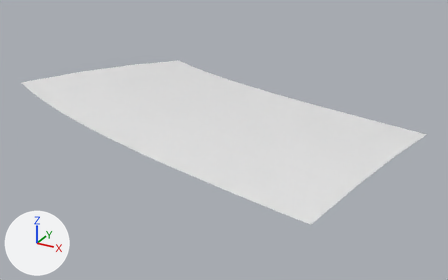
The glTF model public/assets/gen4/models/track-45.glb, before and after one commit.
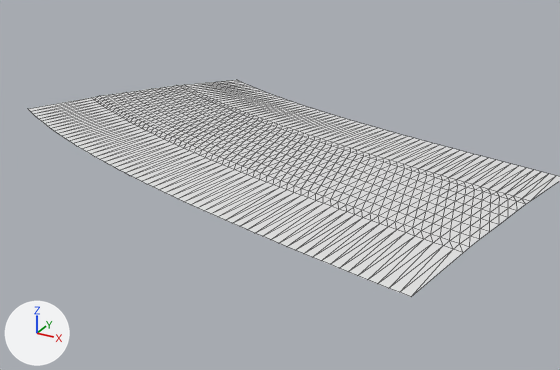
The first picture shows the older version from a 50 mm camera at (21.3, -269.1, 36.1) aimed at (-23.1, -188.2, -4.3). The close-ups show the older and then the newer version on the part from 0% to 95% of the width and 0% to 100% of the height of that picture. Only the edits that show in the close-ups are written down. The axes (+X, +Y, +Z) are drawn at lower left. The lights are the same throughout. The close-ups show mesh edges as thin lines. Vertices at exactly the same position are counted once.

In view in the first close-up: 'track-45'.
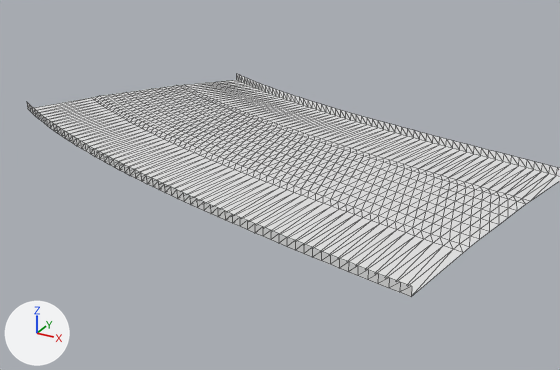
Boxes (x1, y1, x2, y2) around the edits, measured in the close-ups (560 x 370 px):
'track-45', reshaped
    before: (28, 80, 560, 297)
    after: (27, 74, 560, 297)
part 1 of me_track_45, added
    after: (27, 74, 560, 297)

The change, as a list of edits to the scene's bpy script:
```text
Change me_track_45:
    used by ob_track_45; location = (0.0, 0.0, 0.0)
    remove me_track_45.from_pydata(...)  # 693 vertices, 1240 faces; spans x -62.9..6.9, y -212.7..-164.3, z -0.5..0.5
    add me_track_45.from_pydata(...)  # 819 vertices, 1488 faces; spans x -62.9..6.9, y -212.7..-164.3, z -0.5..1.3
    me_track_45 part 1
    5 vertices are added at (-29.5, -171.8, 0.7), (-31.2, -171.2, 0.7), (-59.7, -194.2, 1.3), (-46.8, -164.3, 0.5), (-48.2, -199.4, 1.2)
    109 new vertices lie (0.0, 0.0, 1.0) away from vertices in x -62.9..6.9, y -212.7..-164.7, z -0.5..0.3
    12 new vertices lie (0.0, 0.1, 1.0) away from vertices in x -61.8..-8.1, y -210.9..-166.3, z -0.5..0.3
    248 new faces join them
```
